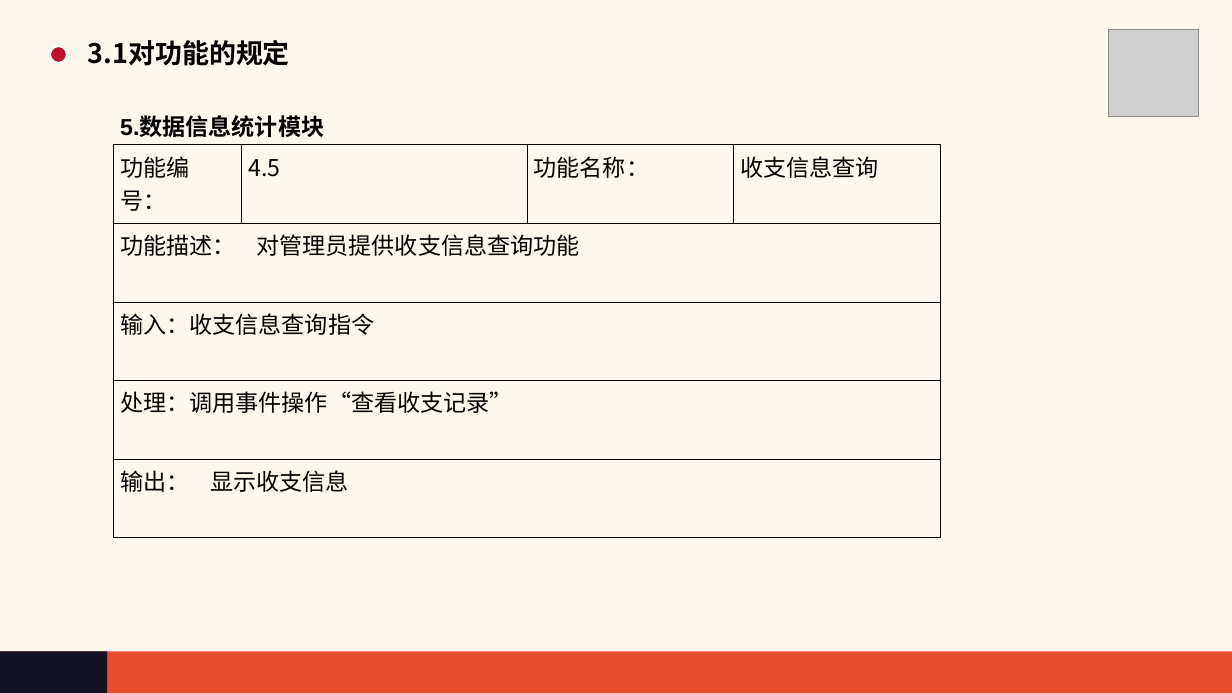
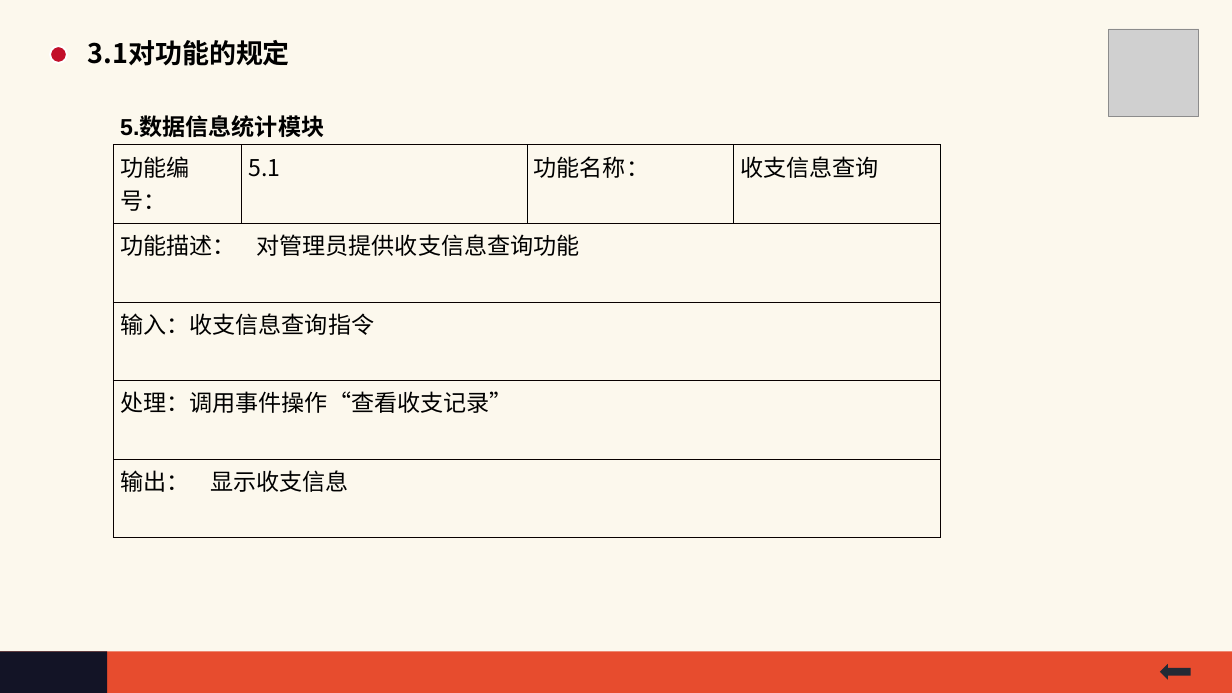
Before and after one commit to HOLMEScdk/SE2017G03, a slide deck: slide 39 of nov_3/SE2017G03软件需求说明v0.2.ppt (slide 38 before the commit). Drawn at 1232x693 pixels with LibreOffice and Linux fonts; fonts in the diff are those of the drawing; grey boxes stand for pictures. Boxes give left, top, right and bottom in pixels: in the first picture for what was removed or moved away, otherwise in the second. Text is boxed around its words. In the diff, an @@ line names an element or a change of style, - is before the commit and + after.

```diff
--- a/nov_3/SE2017G03软件需求说明v0.2.ppt
+++ b/nov_3/SE2017G03软件需求说明v0.2.ppt
@@ table at (x1=114, y1=145, x2=941, y2=537) @@
-row 1, column 2: 4.5
+row 1, column 2: 5.1
@@ right arrow added at (x1=1160, y1=664, x2=1190, y2=680), fill #222A35 @@
```
Also in this commit, not shown: 22 other slides changed, 2 slides added, 3 other files.
